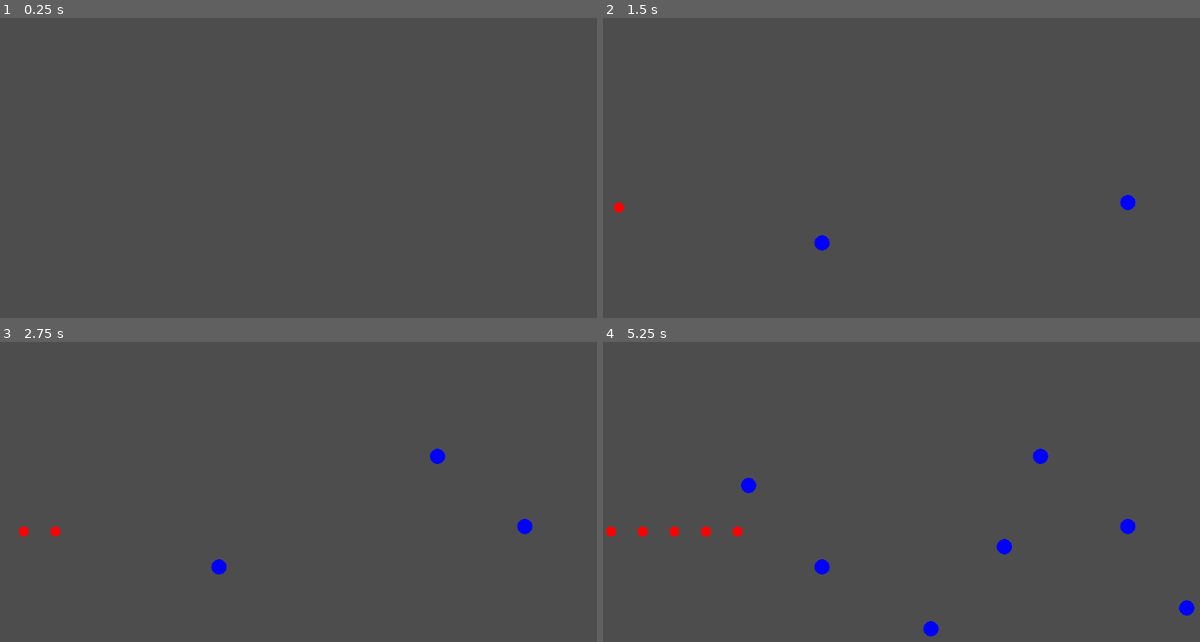
Above: before the commit, frames 1-4 (two rows, left to right).
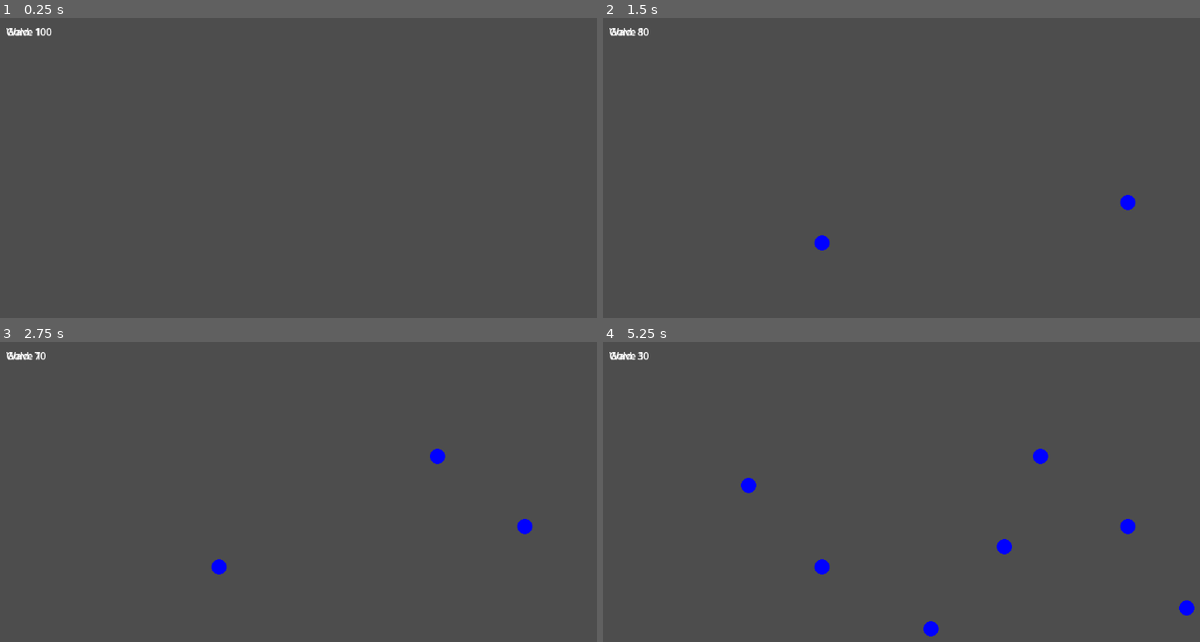
Above: after the commit, the same moments.

Repository: svenrudolph/td
Game: Godot game, scene res://scenes/main.tscn
Same seed, same stepped clock (60 frames per second), same inputs: the game is played once before the commit and once after it.
Inputs (mouse positions are in pixels of both pictures, inside the frame that each line leads up to):
- Up to frame 1 (0.25 s): no input
- Up to frame 2 (1.5 s): tap Enter at 0.5 s; move the mouse to (1128, 201) at 0.52 s; click (1128, 201) at 0.67 s; move the mouse to (823, 243) at 1.27 s; click (823, 243) at 1.42 s
- Up to frame 3 (2.75 s): move the mouse to (435, 456) at 2.02 s; click (435, 456) at 2.17 s
- Up to frame 4 (5.25 s): move the mouse to (931, 630) at 2.77 s; click (931, 630) at 2.92 s; move the mouse to (1188, 609) at 3.52 s; click (1188, 609) at 3.67 s; move the mouse to (746, 486) at 4.27 s; click (746, 486) at 4.42 s; move the mouse to (1002, 546) at 5.02 s; click (1002, 546) at 5.17 s

The runs differ from the first frame. In frame 1, 0.1% of the frame differs, in the area x 1-9%, y 3-7%; in frame 2, 0.2%; in frame 3, 0.2%; in frame 4, 0.4%, in the area x 0-24%, y 3-66%.
Error after the commit: Parse Error: Used space character for indentation instead of tab as used before in the file. (res://scripts/creep.gd:22)

Commit message:
Remove binary ground texture

Diff:
--- /dev/null
+++ b/art/ground_tileset.tres
@@ -0,0 +1,10 @@
+[gd_resource type="TileSet" load_steps=3 format=3 uid="uid://cg1tk0eio6kmw"]
+
+[ext_resource type="Texture2D" path="res://art/ground.png" id="1"]
+
+[sub_resource type="TileSetAtlasSource" id="1"]
+texture = ExtResource("1")
+texture_region_size = Vector2i(16, 16)
+
+[resource]
+sources/0 = SubResource("1")
--- a/scenes/creep.tscn
+++ b/scenes/creep.tscn
@@ -4,3 +4,5 @@
 
 [node name="Creep" type="Node2D"]
 script = ExtResource(1)
+max_health = 10
+health = 10
--- a/scenes/main.tscn
+++ b/scenes/main.tscn
@@ -1,10 +1,31 @@
-[gd_scene load_steps=2 format=3 uid="uid://d24tpyn5rxbm2"]
+[gd_scene load_steps=4 format=3 uid="uid://d24tpyn5rxbm2"]
 
 [ext_resource type="Script" uid="uid://bs2aucesg5meu" path="res://scripts/main.gd" id="1"]
+[ext_resource type="TileSet" path="res://art/ground_tileset.tres" id="2"]
+
+[sub_resource type="Curve2D" id="1"]
+points = PackedVector2Array(0, 0, 0, 0, 0, 300, 0, 0, 0, 0, 600, 300)
 
 [node name="Main" type="Node2D"]
 script = ExtResource("1")
 
+[node name="TileMap" type="TileMap" parent="."]
+tile_set = ExtResource("2")
+format = 1
+
 [node name="Path2D" type="Path2D" parent="."]
+curve = SubResource("1")
 
 [node name="SpawnTimer" type="Timer" parent="."]
+
+[node name="UI" type="CanvasLayer" parent="."]
+
+[node name="GoldLabel" type="Label" parent="UI"]
+offset_left = 10.0
+offset_top = 10.0
+text = "Gold: 0"
+
+[node name="WaveLabel" type="Label" parent="."]
+offset_left = 10.0
+offset_top = 10.0
+text = "Wave 1"
--- a/scripts/creep.gd
+++ b/scripts/creep.gd
@@ -1,6 +1,7 @@
 extends Node2D
 
 @export var speed: float = 50.0
+@export var max_health: int = 10
 @export var health: int = 10
 var path: Path2D
 var distance: float = 0.0
@@ -19,9 +20,11 @@
 
 
 func take_damage(amount: int) -> void:
-	health -= amount
-	if health <= 0:
-		queue_free()
+        health -= amount
+        queue_redraw()
+        if health <= 0:
+                get_node("/root/Main").add_gold(5)
+                queue_free()
 
 
 func _process(delta: float) -> void:
@@ -36,4 +39,10 @@
 
 
 func _draw() -> void:
-	draw_circle(Vector2.ZERO, 8.0, Color.RED)
+        draw_circle(Vector2.ZERO, 8.0, Color.RED)
+        var bar_width := 16.0
+        var bar_height := 4.0
+        var bar_offset := Vector2(-bar_width / 2, -12.0)
+        var ratio := float(health) / float(max_health)
+        draw_rect(Rect2(bar_offset, Vector2(bar_width, bar_height)), Color.RED)
+        draw_rect(Rect2(bar_offset, Vector2(bar_width * ratio, bar_height)), Color.GREEN)
--- a/scripts/main.gd
+++ b/scripts/main.gd
@@ -4,26 +4,65 @@
 @onready var spawn_timer: Timer = $SpawnTimer
 @onready var creep_scene: PackedScene = preload("res://scenes/creep.tscn")
 @onready var tower_scene: PackedScene = preload("res://scenes/tower.tscn")
+@onready var gold_label: Label = $UI/GoldLabel
+@onready var wave_label: Label = get_node_or_null("WaveLabel")
 
+var player_gold: int = 100
+
+var waves := [
+        { "count": 5, "health_multiplier": 1.0, "interval": 1.0 },
+        { "count": 8, "health_multiplier": 1.2, "interval": 0.8 }
+]
+
+var current_wave: int = 0
+var creeps_spawned: int = 0
 
 func _ready() -> void:
-	if path.curve == null:
-		path.curve = Curve2D.new()
-	path.curve.clear_points()
-	path.curve.add_point(Vector2(0, 300))
-	path.curve.add_point(Vector2(600, 300))
-	spawn_timer.timeout.connect(_on_spawn_timer_timeout)
-	spawn_timer.start()
+        spawn_timer.timeout.connect(_on_spawn_timer_timeout)
+        start_wave()
+        _update_gold_label()
 
+func start_wave() -> void:
+        if current_wave >= waves.size():
+                return
+        creeps_spawned = 0
+        var wave = waves[current_wave]
+        spawn_timer.wait_time = wave.interval
+        if wave_label:
+                wave_label.text = "Wave %d" % (current_wave + 1)
+        spawn_timer.start()
 
 func _on_spawn_timer_timeout() -> void:
-	var creep := creep_scene.instantiate()
-	creep.path = path
-	add_child(creep)
-
+        var wave = waves[current_wave]
+        var creep := creep_scene.instantiate()
+        creep.path = path
+        creep.health = int(creep.health * wave.health_multiplier)
+        add_child(creep)
+        creeps_spawned += 1
+        if creeps_spawned >= wave.count:
+                spawn_timer.stop()
+                current_wave += 1
+                if current_wave < waves.size():
+                        await get_tree().create_timer(2.0).timeout
+                        start_wave()
 
 func _unhandled_input(event: InputEvent) -> void:
-	if event is InputEventMouseButton and event.button_index == MOUSE_BUTTON_LEFT and event.pressed:
-		var tower := tower_scene.instantiate()
-		tower.global_position = event.position
-		add_child(tower)
+        if event is InputEventMouseButton and event.button_index == MOUSE_BUTTON_LEFT and event.pressed:
+                var tower := tower_scene.instantiate()
+                if spend_gold(tower.cost):
+                        tower.global_position = event.position
+                        add_child(tower)
+
+func _update_gold_label() -> void:
+        gold_label.text = "Gold: %d" % player_gold
+
+func add_gold(amount: int) -> void:
+        player_gold += amount
+        _update_gold_label()
+
+func spend_gold(amount: int) -> bool:
+        if player_gold >= amount:
+                player_gold -= amount
+                _update_gold_label()
+                return true
+        return false
--- a/scripts/tower.gd
+++ b/scripts/tower.gd
@@ -3,6 +3,7 @@
 @export var attack_range: float = 120.0
 @export var fire_rate: float = 1.0
 @export var damage: int = 5
+@export var cost: int = 10
 var cooldown: float = 0.0
 
 
